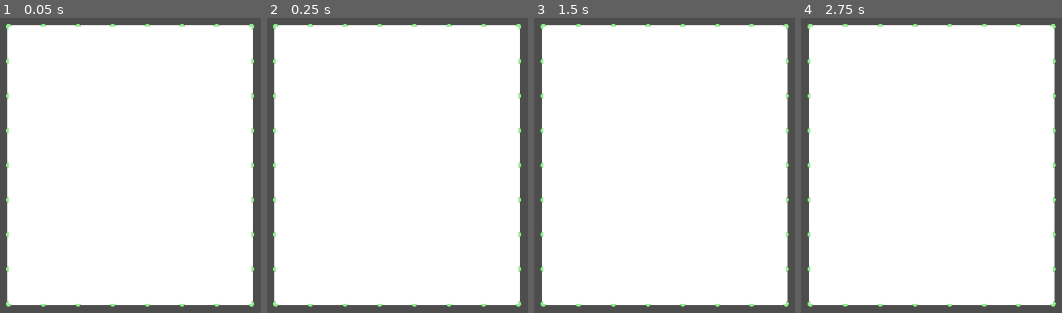
Above: before the commit, frames 1-4 (left to right).
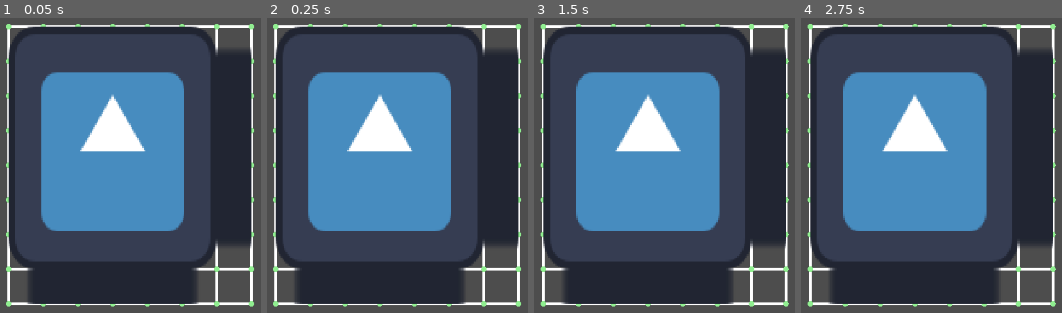
Above: after the commit, the same moments.

Repository: kennethbchen/Medical-Malpicross-Game
Game: Godot game, scene res://scenes/game.tscn
The game is run twice, just before and just after one commit, with the same random seed, the same clock (stepped at 60 frames per second) and the same inputs. The engine's default icon, where the game draws it, is replaced by a stand-in: a white triangle on a blue panel in a dark square.
Inputs (mouse positions are in pixels of both pictures, inside the frame that each line leads up to):
- Up to frame 1 (0.05 s): no input
- Up to frame 2 (0.25 s): no input
- Up to frame 3 (1.5 s): move the mouse to (outside the picture) at 0.52 s; tap Enter at 1.25 s; move the mouse to (748, 239) at 1.27 s
- Up to frame 4 (2.75 s): tap Space at 2 s; move the mouse to (outside the picture) at 2.02 s

The runs differ from the first frame. In frame 1, 85% of the frame differs, in the area x 3-97%, y 2-97%; in frame 2, 85%; in frame 3, 85%; in frame 4, 85%.

Commit message:
Started implementing UV mapping the mesh grid but there's stretching right now

Diff:
--- a/project.godot
+++ b/project.godot
@@ -32,3 +32,7 @@
 "events": [Object(InputEventMouseButton,"resource_local_to_scene":false,"resource_name":"","device":-1,"window_id":0,"a …(258 unchanged characters)…
 ]
 }
+
+[rendering]
+
+textures/canvas_textures/default_texture_filter=0
--- a/scenes/game.tscn
+++ b/scenes/game.tscn
@@ -1,7 +1,8 @@
-[gd_scene load_steps=5 format=3 uid="uid://hwsx8i5h37ma"]
+[gd_scene load_steps=6 format=3 uid="uid://hwsx8i5h37ma"]
 
 [ext_resource type="Script" uid="uid://cn331p8wooovl" path="res://scripts/point_grid.gd" id="1_uwrxv"]
 [ext_resource type="Script" uid="uid://clnv3gpmlj01o" path="res://scripts/puzzle_grid.gd" id="1_yqjtg"]
+[ext_resource type="Texture2D" uid="uid://dbwc55h75l4r2" path="res://icon.svg" id="2_iywne"]
 [ext_resource type="Script" uid="uid://1kiapugm7kgr" path="res://scripts/debug_commands.gd" id="3_lnu2h"]
 [ext_resource type="Script" uid="uid://s5lgnr5qn5q2" path="res://scripts/resources/grid_mesh.gd" id="4_lbhrr"]
 
@@ -17,5 +18,6 @@
 script = ExtResource("3_lnu2h")
 
 [node name="GridMesh2D" type="MeshInstance2D" parent="."]
+texture = ExtResource("2_iywne")
 script = ExtResource("4_lbhrr")
 metadata/_custom_type_script = ExtResource("4_lbhrr")
--- a/scripts/resources/grid_mesh.gd
+++ b/scripts/resources/grid_mesh.gd
@@ -2,6 +2,7 @@
 
 class_name GridMesh2D
 
+@export var max_uv: Vector2 = Vector2(1, 1)
 func _ready() -> void:
 	pass # Replace with function body.
 
@@ -20,10 +21,25 @@
 
 	var vertices = PackedVector2Array()
 
+	var uvs = PackedVector2Array()
+
+	# Unless the mesh is a square, not all of the UV space will be used to avoid stretching
+	# Either the max x or y UV has to shrink in order to
+	# fit the aspect ratio of the grid
+	var max_uv_values: Vector2 = Vector2(1, 1)
+	"""
+	if rows > columns:
+		max_uv_values.x = ((columns - 1) / float(rows - 1) )
+	elif columns > rows:
+		max_uv_values.y = ((rows - 1) / float(columns - 1) )
+	"""
+
+
+	max_uv_values = max_uv
 	# Each point that isn't on the rightmost / bottommost edge is the
 	# top left point of a quad
-	for row in range(rows-1):
-		for col in range(columns-1):
+	for row in range(rows - 1): # rows - 1
+		for col in range(columns - 1):
 
 			# (row, col) defines the top left position of the quad
 			# we are currently looking at
@@ -36,27 +52,34 @@
 
 			# Top Left
 			vertices.push_back(points[col + columns * row])
-
+			uvs.push_back(Vector2(float(col) / (columns - 2), float(row) / (rows - 2) ) * max_uv_values)
 			# Top Right
 			vertices.push_back(points[(col + 1) + columns * row])
+			uvs.push_back(Vector2(float(col + 1) / (columns - 2), float(row) / (rows - 2) )  * max_uv_values)
 
 			# Bottom Left
 			vertices.push_back(points[col + (columns * (row + 1))])
+			uvs.push_back(Vector2(float(col) / (columns - 2), float(row + 1) / (rows - 2) )  * max_uv_values)
 
 			# Second Triangle
 
 			# Top Right
 			vertices.push_back(points[(col + 1) + columns * row])
+			uvs.push_back(Vector2(float(col + 1) / (columns - 2), float(row) / (rows - 2) ) * max_uv_values)
 
 			# Bottom Right
 			vertices.push_back(points[(col + 1) + columns * (row + 1)])
+			uvs.push_back(Vector2(float(col + 1) / (columns - 2), float(row + 1) / (rows - 2) ) * max_uv_values)
 
 			# Bottom Left
 			vertices.push_back(points[col + (columns * (row + 1))])
+			uvs.push_back(Vector2(float(col) / (columns - 2), float(row + 1) / (rows - 2) ) * max_uv_values)
+
 
 	var arrays = []
 	arrays.resize(Mesh.ARRAY_MAX)
 	arrays[Mesh.ARRAY_VERTEX] = vertices
+	arrays[Mesh.ARRAY_TEX_UV] = uvs
 
 	am.add_surface_from_arrays(Mesh.PRIMITIVE_TRIANGLES, arrays)
 
Binary file added: checkerboard_test.png
Not shown, added: checkerboard_test.png.import
